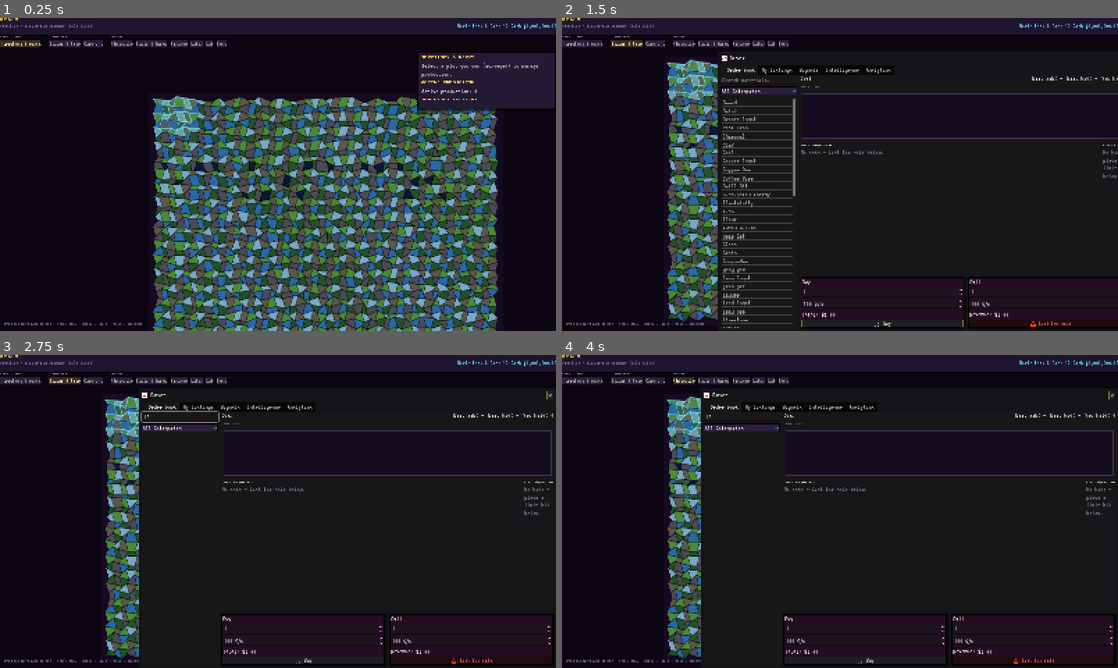
Above: before the commit, frames 1-4 (two rows, left to right).
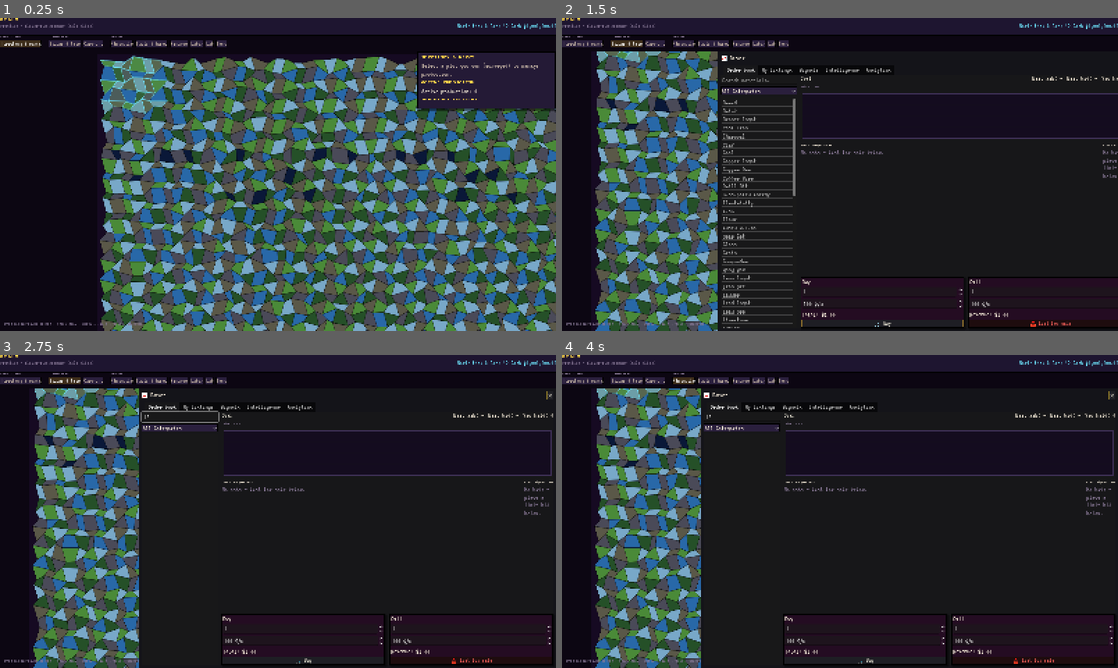
Above: after the commit, the same moments.

Repository: at6132/econ
Game: Godot game, scene res://scenes/Main.tscn
Two runs of this game, one before a commit and one after it. Both use one fixed random seed, a clock stepped at 60 frames per second and the inputs below.
Inputs (mouse positions are in pixels of both pictures, inside the frame that each line leads up to):
- Up to frame 1 (0.25 s): no input
- Up to frame 2 (1.5 s): click "Territory & works" at 0.5 s; click "Bazaar & tape" at 1.25 s
- Up to frame 3 (2.75 s): click (177, 417) at 2.02 s; type "12" at 2.1 s
- Up to frame 4 (4 s): click "Caravans" at 2.75 s; click "Chronicle" at 3.5 s

The runs differ from the first frame. In frame 1, 60% of the frame differs, in the area x 18-100%, y 12-100%; in frame 2, 18%; in frame 3, 16%; in frame 4, 16%.

Commit message:
feat(genesis): default solo map to 192x144 continental
Web map fits plot cells to the viewport down to a 5px floor (better global view);
initial zoom starts at 1.0. Godot WorldMap derives cell_px from viewport with
clamp 4.5–32 and rebuilds on resize.

API: lazy-load _state.WORLD on first access so importing the app does not pay
full bootstrap cost. Dev reset tests assert via in-process World and updated
plot count.

Trim landmass_density test run time (signature + 100x100 + islands only).

Co-authored-by: Cursor <cursoragent@cursor.com>

Diff:
--- a/realm_client/scenes/WorldMap.gd
+++ b/realm_client/scenes/WorldMap.gd
@@ -1,11 +1,19 @@
 extends Node2D
 ## Organic jittered mesh map (visual parity with web ``RealmMapMeshPixi``).
 
-const CELL_PX := 14.0
+const CELL_PX_MAX := 32.0
+const CELL_PX_MIN := 4.5
+## Multiply fit-to-view zoom so tiles read larger on screen (tune 1.0–2.0).
+const DEFAULT_VIEW_ZOOM_BOOST := 1.4
 const MESH_PAD := 12.0
 const DEMO_SEED := 42
 const DEMO_W := 48
 const DEMO_H := 36
+## Overview vs plot-level detail: when each cell is narrower than this on screen (in **pixels**),
+## hide per-plot strokes and draw settlement-level chrome only (town bounds, nascent rings).
+## Scales with zoom like Google Maps. Raise to show plot edges only when more zoomed in.
+const DETAIL_MIN_CELL_SCREEN_PX := 14.0
+## Future LOD hooks: add another threshold above to drop labels/owner fills, simplify terrain, etc.
 
 signal plot_clicked(plot_id: String, plot_data: Dictionary)
 
@@ -24,8 +32,10 @@
 
 func set_view_size(sz: Vector2) -> void:
 	_view_size = sz
-	if _did_fit_camera:
-		_fit_camera_to_mesh()
+	if WorldState.plots.size() > 0 or _demo_mode:
+		_rebuild_mesh()
+		queue_redraw()
+	_fit_camera_to_mesh()
 
 
 func reset_view() -> void:
@@ -57,6 +67,7 @@
 		return
 	_rebuild_mesh()
 	queue_redraw()
+	call_deferred("_fit_camera_to_mesh")
 
 
 func _seed_demo_plots() -> void:
@@ -104,9 +115,23 @@
 	return Vector2i(mw, mh)
 
 
+func _cell_px_for_bounds(gw: int, gh: int) -> float:
+	var vp := _view_size
+	if vp.x < 32.0 or vp.y < 32.0:
+		return CELL_PX_MAX * 0.5
+	var margin := 56.0
+	var inner_x := maxf(80.0, vp.x - margin)
+	var inner_y := maxf(80.0, vp.y - margin)
+	var pad_total := MESH_PAD * 2.0
+	var cw := (inner_x - pad_total) / float(maxi(1, gw))
+	var ch := (inner_y - pad_total) / float(maxi(1, gh))
+	return clampf(minf(cw, ch), CELL_PX_MIN, CELL_PX_MAX)
+
+
 func _rebuild_mesh() -> void:
 	var bounds := _grid_bounds()
-	_mesh = MapOrganicMesh.new(_world_seed, bounds.x, bounds.y, MESH_PAD, CELL_PX)
+	var px := _cell_px_for_bounds(bounds.x, bounds.y)
+	_mesh = MapOrganicMesh.new(_world_seed, bounds.x, bounds.y, MESH_PAD, px)
 
 
 func _fit_camera_to_mesh() -> void:
@@ -120,10 +145,11 @@
 	var margin := 32.0
 	var zx := (vp.x - margin) / content.x
 	var zy := (vp.y - margin) / content.y
-	var z: float = clampf(minf(zx, zy), 0.35, 4.5)
+	var z: float = clampf(minf(zx, zy) * DEFAULT_VIEW_ZOOM_BOOST, 0.35, 4.5)
 	camera.zoom = Vector2(z, z)
 	camera.position = content * 0.5
 	_did_fit_camera = true
+	queue_redraw()
 
 
 func _draw() -> void:
@@ -144,11 +170,60 @@
 			return not asel
 		return int(ad.get("y", 0)) < int(bd.get("y", 0))
 	)
+	var detail := _use_plot_detail()
 	for item in sorted:
-		_draw_plot(item as Dictionary)
-
-
-func _draw_plot(p: Dictionary) -> void:
+		_draw_plot(item as Dictionary, detail)
+	if not detail:
+		_draw_overview_settlement_chrome()
+
+
+func _use_plot_detail() -> bool:
+	if _mesh == null:
+		return true
+	var cell_screen: float = _mesh.cell_px * camera.zoom.x
+	return cell_screen >= DETAIL_MIN_CELL_SCREEN_PX
+
+
+func _world_line_width_screen_px(px: float) -> float:
+	return px / maxf(0.001, camera.zoom.x)
+
+
+func _town_bounds_poly(minx: int, miny: int, maxx: int, maxy: int) -> PackedVector2Array:
+	var p00: Vector2 = _mesh.plot_polygon(minx, miny)[0]
+	var p10: Vector2 = _mesh.plot_polygon(maxx, miny)[1]
+	var p11: Vector2 = _mesh.plot_polygon(maxx, maxy)[2]
+	var p01: Vector2 = _mesh.plot_polygon(minx, maxy)[3]
+	return PackedVector2Array([p00, p10, p11, p01])
+
+
+func _draw_overview_settlement_chrome() -> void:
+	var outline_w := _world_line_width_screen_px(2.0)
+	var accent := RealmColors.ACCENT
+	accent.a = 0.62
+	for t in WorldState.towns:
+		if not (t is Dictionary):
+			continue
+		var td: Dictionary = t as Dictionary
+		if td.has("bound_min_x"):
+			var poly := _town_bounds_poly(
+				int(td["bound_min_x"]),
+				int(td["bound_min_y"]),
+				int(td["bound_max_x"]),
+				int(td["bound_max_y"])
+			)
+			draw_polyline(poly, accent, outline_w, true)
+			draw_line(poly[poly.size() - 1], poly[0], accent, outline_w)
+		else:
+			var cx: int = int(td.get("center_x", -1))
+			var cy: int = int(td.get("center_y", -1))
+			if cx < 0 or cy < 0:
+				continue
+			var ctr := _mesh.plot_centroid(cx, cy)
+			var r := 6.0 / maxf(0.001, camera.zoom.x)
+			draw_arc(ctr, r, 0.0, TAU, 36, accent, maxf(outline_w, 1.0), true)
+
+
+func _draw_plot(p: Dictionary, detail: bool) -> void:
 	var gx := int(p.get("x", 0))
 	var gy := int(p.get("y", 0))
 	var poly := _mesh.plot_polygon(gx, gy)
@@ -167,20 +242,27 @@
 			draw_colored_polygon(pts, tint)
 	var pid := str(p.get("id", ""))
 	var is_sel := pid == _selected_plot_id
+	if not detail:
+		if is_sel:
+			var sc := RealmColors.ACCENT
+			var sw := _world_line_width_screen_px(3.5)
+			draw_polyline(pts, sc, sw, true)
+			draw_line(pts[3], pts[0], sc, sw)
+		return
 	var is_mine := str(owner_v) == WorldState.party_id
-	var stroke_w := 1.0
+	var stroke_w := _world_line_width_screen_px(1.0)
 	var stroke_c := Color(0, 0, 0, 0.38)
 	if is_sel:
 		stroke_c = RealmColors.ACCENT
-		stroke_w = 3.5
+		stroke_w = _world_line_width_screen_px(3.5)
 	elif is_mine:
 		stroke_c = RealmColors.MAGIC
 		stroke_c.a = 0.55
-		stroke_w = 1.5
+		stroke_w = _world_line_width_screen_px(1.5)
 	elif owner_v != null:
 		stroke_c = MapHash.owner_accent_color(str(owner_v))
 		stroke_c.a = 0.5
-		stroke_w = 1.25
+		stroke_w = _world_line_width_screen_px(1.25)
 	draw_polyline(pts, stroke_c, stroke_w, true)
 	draw_line(pts[3], pts[0], stroke_c, stroke_w)
 
@@ -224,6 +306,7 @@
 	var world_before := _screen_to_world(screen_pos)
 	camera.zoom = (camera.zoom * factor).clamp(Vector2(0.2, 0.2), Vector2(8.0, 8.0))
 	camera.position += world_before - _screen_to_world(screen_pos)
+	queue_redraw()
 
 
 func _screen_to_world(screen_pos: Vector2) -> Vector2:
@@ -231,9 +314,12 @@
 
 
 func _handle_plot_click(screen_pos: Vector2) -> void:
+	if _mesh == null:
+		return
 	var world_pos := _screen_to_world(screen_pos)
 	var best_id := ""
 	var best_d := 1e9
+	var cell := _mesh.cell_px
 	for plot_id in WorldState.plots.keys():
 		var p: Dictionary = WorldState.plots[plot_id]
 		var c := _mesh.plot_centroid(int(p.get("x", 0)), int(p.get("y", 0)))
@@ -241,7 +327,8 @@
 		if d < best_d:
 			best_d = d
 			best_id = str(plot_id)
-	if best_id.is_empty() or best_d > CELL_PX * CELL_PX * 4.0:
+	var hit_r2: float = cell * cell * 4.0
+	if best_id.is_empty() or best_d > hit_r2:
 		return
 	_selected_plot_id = best_id
 	queue_redraw()
Not shown, changed: engine/realm/api/_state.py
Not shown, changed: engine/realm/world/world.py
Not shown, changed: engine/tests/api/test_dev_reset_scenarios.py
Not shown, changed: engine/tests/population/test_landmass_density.py
Not shown, changed: engine/tests/population/test_towns.py
Not shown, changed: web/app/page.tsx
